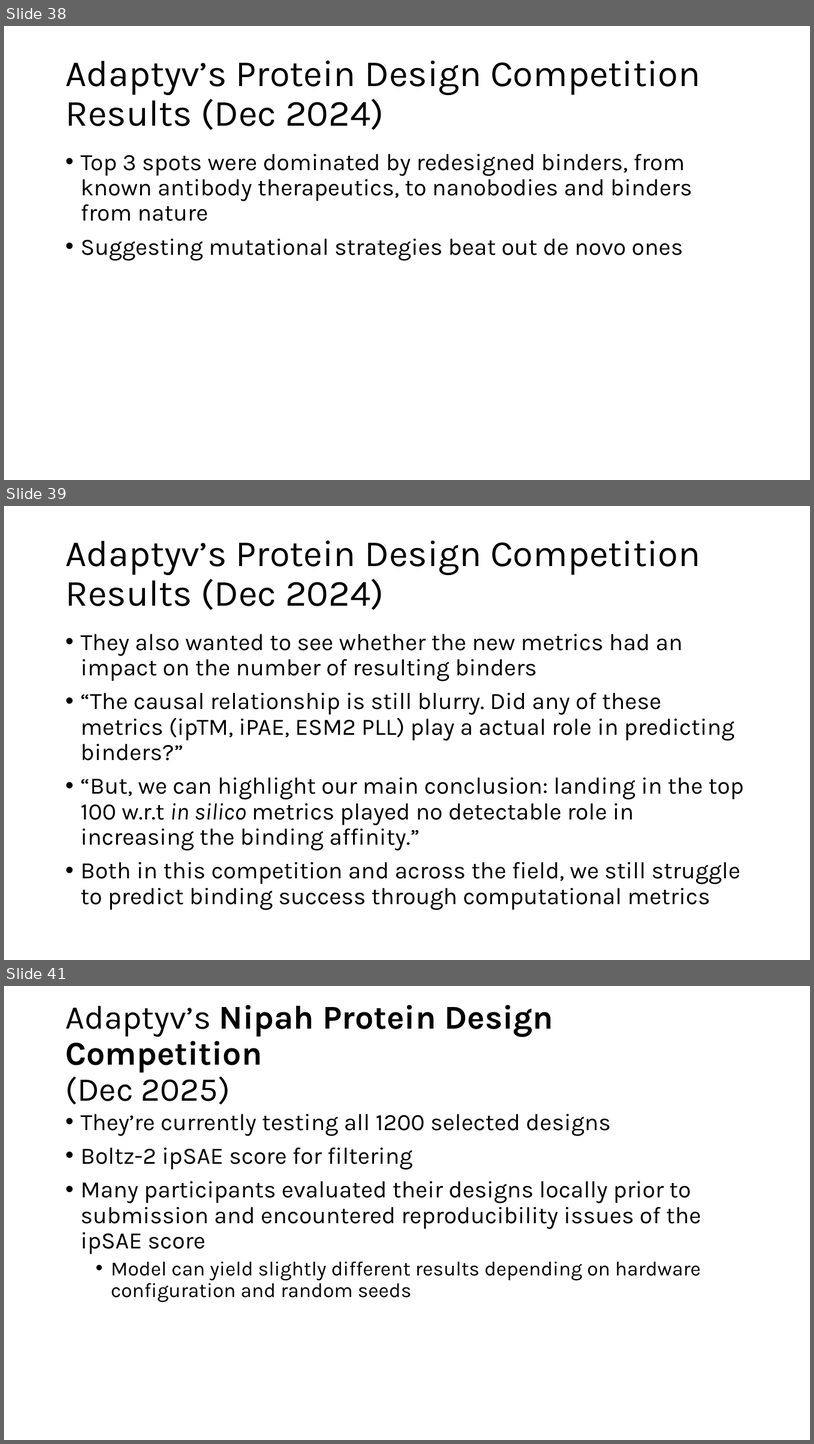
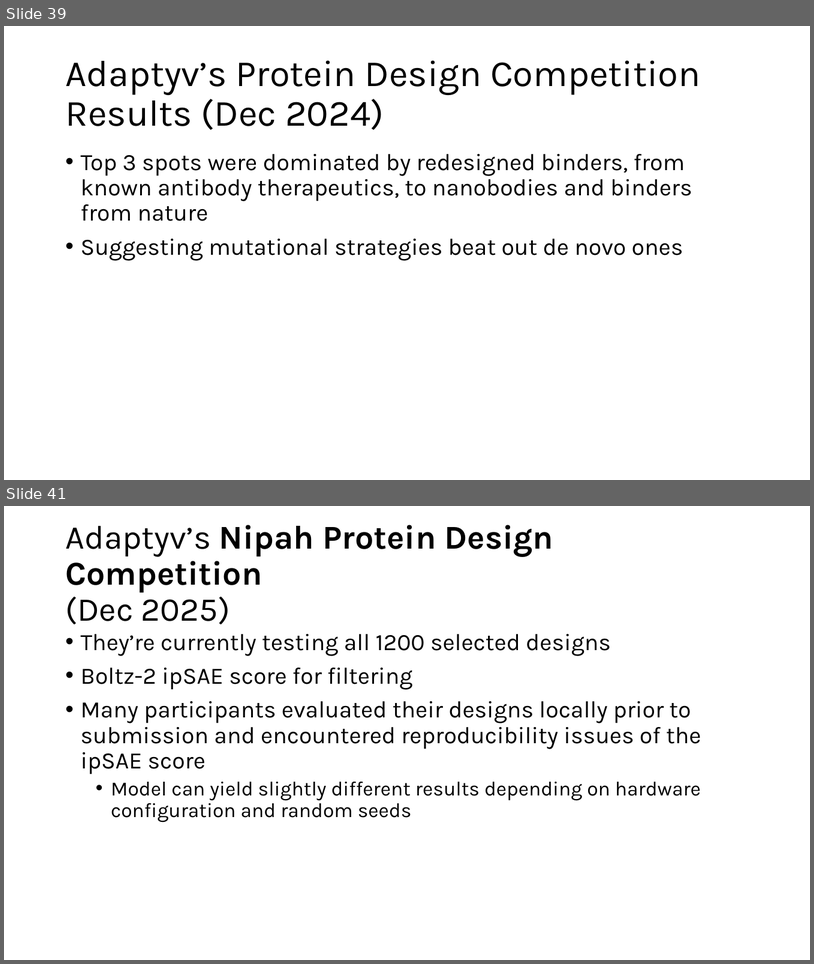
Before and after one commit to kaylertee/ActiveTargeting, a slide deck: Presentations/13 Feb 2026 AlphaFold Confidence Metrics.pptx. Shown one above the other, each under a label of ours: slides 38, 39 and 41 before the commit, slides 39 and 41 after it; the slides between them are not shown. The pictures are 814x1444 and 814x964 pixels, drawn with LibreOffice and Linux fonts; fonts in the diff are those of the drawing. Boxes give left, top, right and bottom in pixels: in the first picture for what was removed or moved away, otherwise in the second. Text is boxed around its words. In the diff, an @@ line names an element or a change of style, - is before the commit and + after.

```diff
--- a/Presentations/13 Feb 2026 AlphaFold Confidence Metrics.pptx
+++ b/Presentations/13 Feb 2026 AlphaFold Confidence Metrics.pptx
@@ slide 39 removed at (4, 506, 810, 960), background #FFFFFF @@
@@ title removed at (65, 540, 701, 610) @@
-Adaptyv’s Protein Design Competition
-Results (Dec 2024)
@@ text removed at (81, 634, 744, 910) @@
-• They also wanted to see whether the new metrics had an impact on the number of resulting binders
-• “The causal relationship is still blurry. Did any of these metrics (ipTM, iPAE, ESM2 PLL) play a actual role in predicting binders?”
-• “But, we can highlight our main conclusion: landing in the top 100 w.r.t in silico metrics played no detectable role in increasing the binding affinity.”
-• Both in this competition and across the field, we still struggle to predict binding success through computational metrics
@@ what was slide 38 is now slide 39 @@
```
Also in this commit, not shown: 2 slides changed, 1 slide added.
